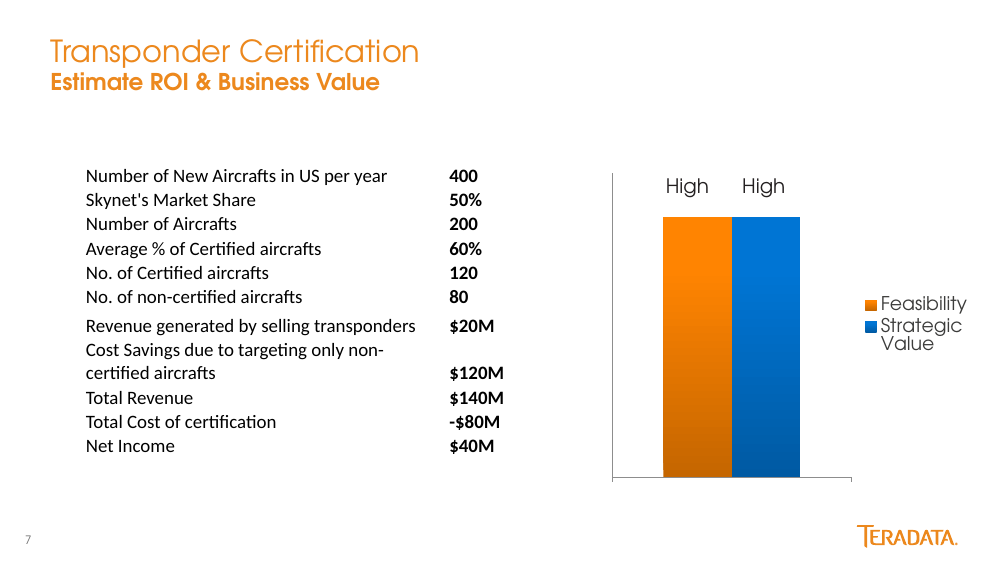
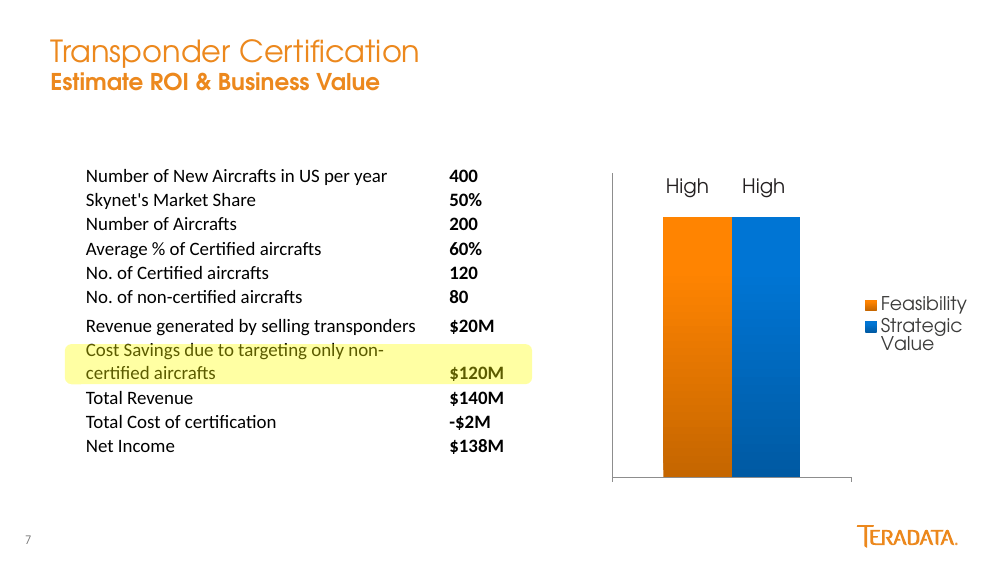
Before and after one commit to georgios-tsolakis-td/Bootcamp_Mar17_London, a slide deck: slide 7 of Fly Big/Roadmap.pptx. Drawn at 1008x567 pixels with LibreOffice and Linux fonts; fonts in the diff are those of the drawing. Boxes give left, top, right and bottom in pixels: in the first picture for what was removed or moved away, otherwise in the second. Text is boxed around its words. In the diff, an @@ line names an element or a change of style, - is before the commit and + after.

```diff
--- a/Fly Big/Roadmap.pptx
+++ b/Fly Big/Roadmap.pptx
@@ table at (85,140,540,458) @@
-row 10, column 2: -$80M
+row 10, column 2: -$2M
-row 11, column 2: $40M
+row 11, column 2: $138M
@@ rounded rectangle added at (65,344,532,384), fill #FFFF00 at 36% opacity @@
```
Also in this commit, not shown: 5 other slides changed.
